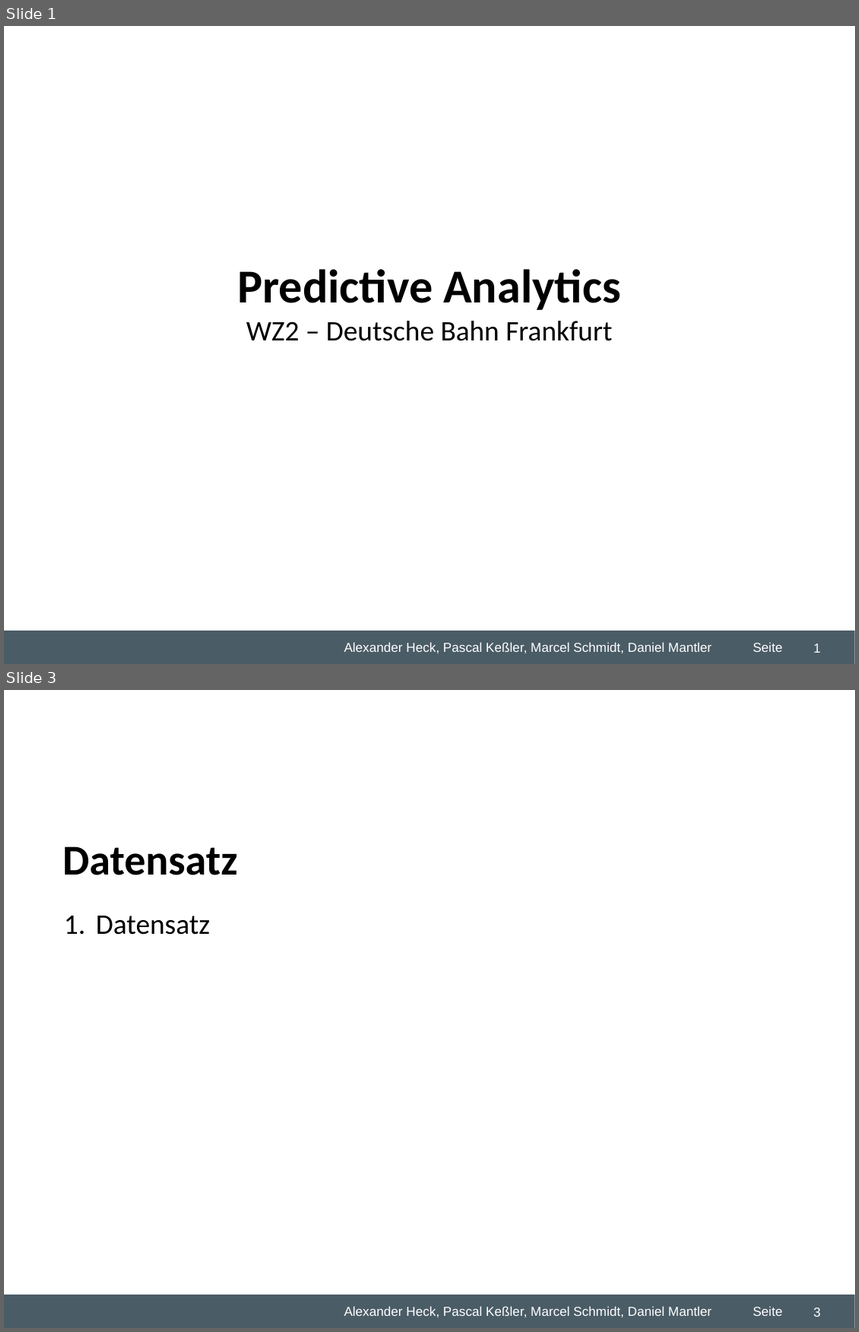
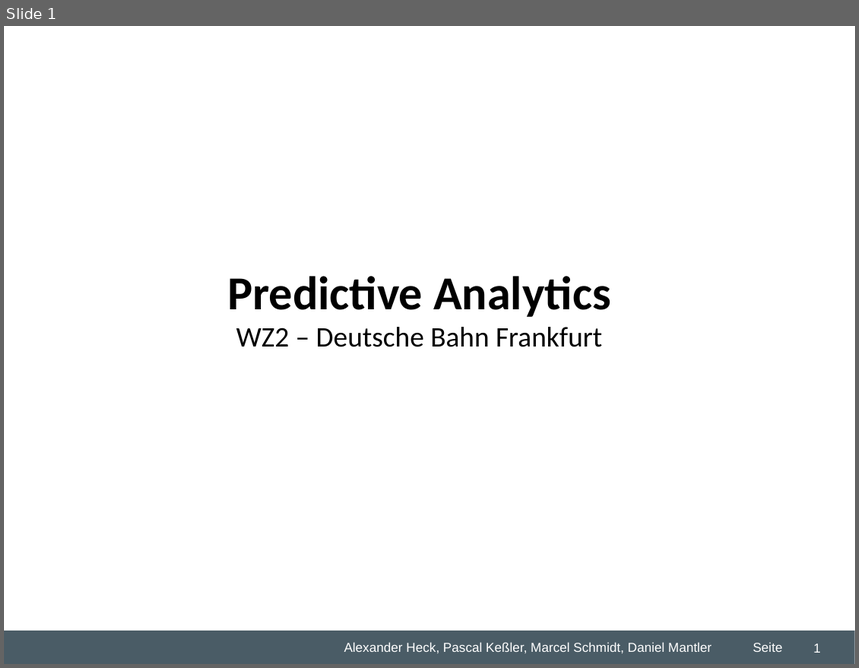
Before and after one commit to dmntlr/predictiveproject, a slide deck: Desktop/Studium/5. Semester/Predictive Analytics/Gruppenarbeit/WZ2 Predicitve Analytics Übung.ppt. Shown one above the other, each under a label of ours: slides 1 and 3 before the commit, slide 1 after it; the slides between them are not shown. The pictures are 859x1332 and 859x668 pixels, drawn with LibreOffice and Linux fonts; fonts in the diff are those of the drawing; background and template pictures are left out. Boxes give left, top, right and bottom in pixels: in the first picture for what was removed or moved away, otherwise in the second. Text is boxed around its words. In the diff, an @@ line names an element or a change of style, - is before the commit and + after.

```diff
--- a/Desktop/Studium/5. Semester/Predictive Analytics/Gruppenarbeit/WZ2 Predicitve Analytics Übung.ppt
+++ b/Desktop/Studium/5. Semester/Predictive Analytics/Gruppenarbeit/WZ2 Predicitve Analytics Übung.ppt
@@ slide 3 removed at (4, 690, 855, 1328), background #FFFFFF; not listed: 5 template elements that a slide beside it also shows @@
@@ text removed at (63, 847, 237, 875) @@
-Datensatz
@@ text removed at (96, 916, 210, 935) @@
-1. Datensatz
@@ page number removed at (813, 1308, 821, 1317) @@
-3
@@ slide 1 changed as well @@
@@ text "Predictive Analytics": place and size @@
-text "Predictive Analytics" at (238, 269, 621, 341)
+text "Predictive Analytics" at (227, 276, 611, 347)
```
Also in this commit, not shown: 6 slides added, 1 other slide removed, 2 other files.
